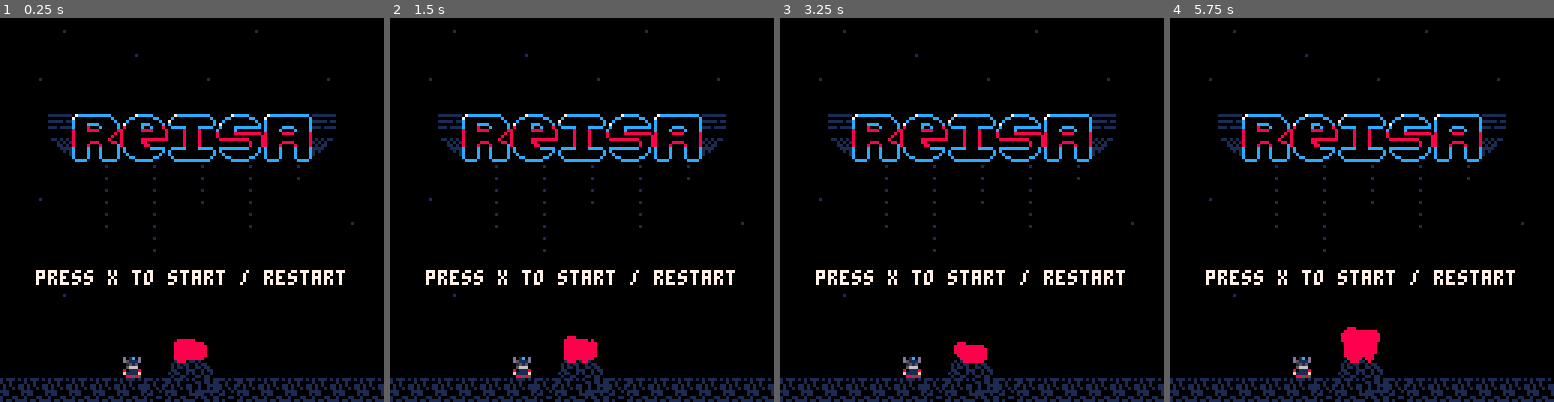
Above: before the commit, frames 1-4 (left to right).
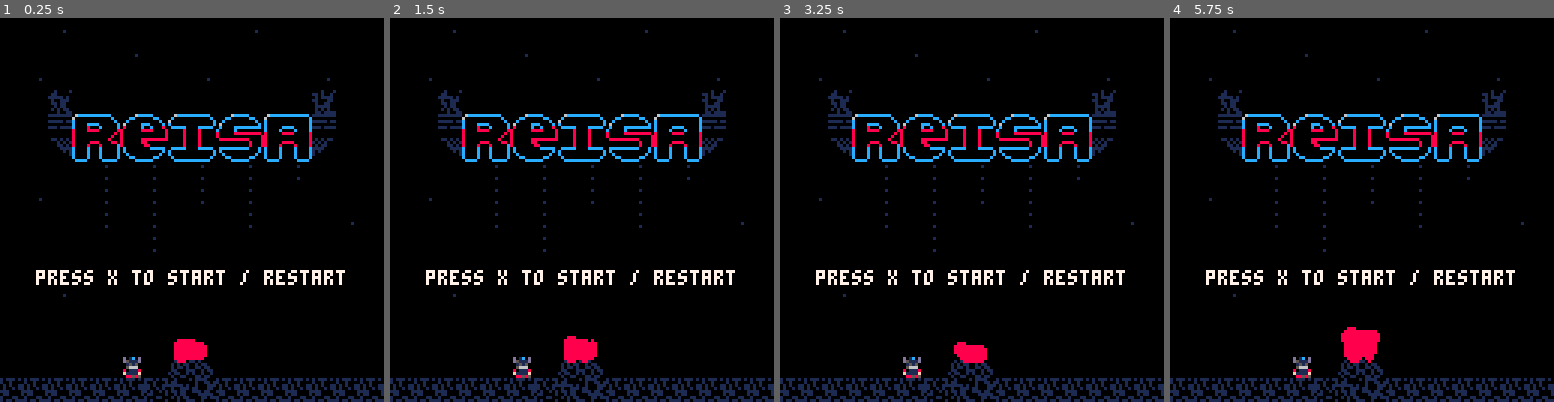
Above: after the commit, the same moments.

Repository: han-sen/pico-8-tests
Game: PICO-8 cartridge alkaline/platformer.p8
Two runs of this game, one before a commit and one after it. Both use one fixed random seed, a clock stepped at 60 frames per second and the inputs below.
Inputs:
- Up to frame 1 (0.25 s): no input
- Up to frame 2 (1.5 s): tap X (X key) at 0.33, 1.07 s
- Up to frame 3 (3.25 s): hold Right 1.6-2.1 s; tap X (X key) at 1.85, 2.97 s; hold Up 2.15-2.42 s; hold Right 2.47-3.03 s; hold Left from 3.08 s (still down)
- Up to frame 4 (5.75 s): release Left at 3.58 s; hold Right 4.02-4.68 s; tap X (X key) at 4.08, 5.2 s; hold Up 4.73-5.03 s; hold Left 5.08-5.68 s

The runs differ from the first frame. In frame 1, 0.9% of the frame differs, in the area x 12-88%, y 18-100%; in frame 2, 0.9%; in frame 3, 0.9%; in frame 4, 0.9%.

Commit message:
added animations to menu screen

Diff:
--- a/alkaline/platformer.p8
+++ b/alkaline/platformer.p8
@@ -45,6 +45,8 @@
 		level_size = 128,
 		map_start = 0,
 		map_end = 128,
+		menu_anim_1 = 0,
+		menu_anim_2 = 0
 	}
 	effects = {}
 	bullets = {}
@@ -234,7 +236,7 @@
 0a0a0a0a0a0a0a0a0a0a0e0e0a0a0a0a000000980a0f0f0a0a0f0f0a99000000878b0e8b8c22222222222222222222879292929292929292929292928e8e929200000000000000000000000000000000000000000000000000000000000000000000000000000000000000000000000000000d000000000000000d0000000000
 0a27283e0000000000390c0c3a00000a0000000d00000022220000000d000000870e0e9b2222002200002222220022870022220000000000000000000000000000000000000000000000000000000000000000000000000000000000000000000000000000000000000000000000000000000000000d00000000000000000000
 0a380a0000202020000002020000000a0d00000000000022220000000000000d878b8c2270000000710202710000008700220000000000000000000002022020000000000000000000000000000000000000000000000000000000000000000000000000000000000000000000000000000d0000000000000d000000000d0000
-0a0a0a00008d8d8d000012120000000a00000000000d121212120d0000000000879b2270000000000c92920c000021870022000000330b34000000000a0a0a0a00000000000000000000000000000000000000000000000000000000000000000000000000000000000000000000000000000000000000000000000000000000
+0a0a0a00008d8d8d000012120000000a00000000000d121212120d0000000000879b2270000000000c92920c000021870022000000330b34000000000a0a0a0a00000000000000000000000000000000000000000000000000000000000000000000000000000000000000000000000000002700000000000000000000280000
 0a22220000000000000000000000000a0000000d000000808100000a0b200d000a22700000000000000000000000008700000000000000000f71710f00222200000000000000000000000000000000000000000000000000000000000000000000000000000000000000000000000000000092c0c1c2c3c4c5c6c7c8c9920000
 0a222200000000000000000000008a0a000d00000000009091000027283e0000877000000000000000000000000000870000000000000000000c0c00008a2200000000000000000000000000000000000000000000000000000000000000000000000000000000000000000000000000000094d0d1d2d3d4d5d6d7d8d93e0000
 0a220000008a000000008a000000000a00000000000000000000213f0b000000870000000000000000000012120000870000000000000000000000000000000000000000000000000000000000000000000000000000000000000000000000000000000000000000000000000000000000000000220022002200220022000000
@@ -246,33 +248,36 @@
 0a00000000000000000000000000000a000000000000000e0e00000000121212870000000087000000008701000003870000000000000000000000000000000000000000000000000000000000000000000000000000000000000000000000000000000000000000000000000000000000000000000000000000000000000000
 0a0000008a0000008a0000000000000a000000000000000f0f00000202000000870000001287000000008712000003870000000020000000200000002000600000000000000000000000000000000000000000000000000000000000000000000000000000000000000000000000000000000000000000000000000000000000
 0a00008a00000100008a00000000640a00000f006400000e0e00008282000000870000002087202020208720202020870000000087000000870000008720202000000000000000000000000000000000000000000000000000000000000000000000000000000000000000000000000000000000004d00a5a600000000000000
-0a0a0a0a8a0f0f0f8a0a0a0a0a0a0a0a0a0a0f202020200f0f20200303202020341b1b1b1b1b1b1b1b1b1b1b1b1b1b330a0a640a0a0a640a0a0a640a0a0a0a0a0a0a0a0a0a0a0a0a0a0a0a0a0a0a0a0a0a0a0a0a0a0a0a0a0a0a0a0a0a0a0a0a0a0a0a0a0a0a0a0a0a0a0a0a0a0a0a0a0a0a0a0a0a0a0b0a370b0a0a0a0a0a0a
-…(29 lines of a section not shown)…
+0a0a0a0a8a0f0f0f8a0a0a0a0a0a0a0a0a0a0f202020200f0f20200303202020341b1b1b1b1b1b1b1b1b1b1b1b1b1b330a0a640a0a0a640a0a0a640a0a0a0a0a0a0a0a0a0a0a0a0a0a0a0a0a0a0a0a0a0a0a0a0a0a0a0a0a0a0a0a0a0a0a0a0a0a0a0a0a0a0a0a0a0a0a0a0a0a0a0a0a0a0a0a0a0a0a0b27380a0a0a0a0a0a0a
+…(32 lines of a section not shown)…
--- a/alkaline/src/menu.lua
+++ b/alkaline/src/menu.lua
@@ -4,6 +4,16 @@
         state = "playing"
     end
     fire_fx(64, 112, 8, {8, 2, 1}, 2)
+    local menutime = 0
+    if time() - world.menu_anim_1 > 1.3 then
+        world.menu_anim_1 = time()
+        bubble_fx(32, 24, 8, particles.bubble_fx, 1)
+        bubble_fx(96, 24, 8, particles.bubble_fx, 1)
+    end
+    if time() - world.menu_anim_2 > 2.6 then
+        world.menu_anim_2 = time()
+        bubble_fx(64, 24, 8, particles.bubble_fx, 1)
+    end
     update_fx()
 end
 
Not shown, changed: 18 lines of the sprite sheet (__gfx__) section of alkaline/platformer.p8
Not shown, changed: the music (__music__) section of alkaline/platformer.p8
Not shown, changed: the sound effects (__sfx__) section of alkaline/platformer.p8
